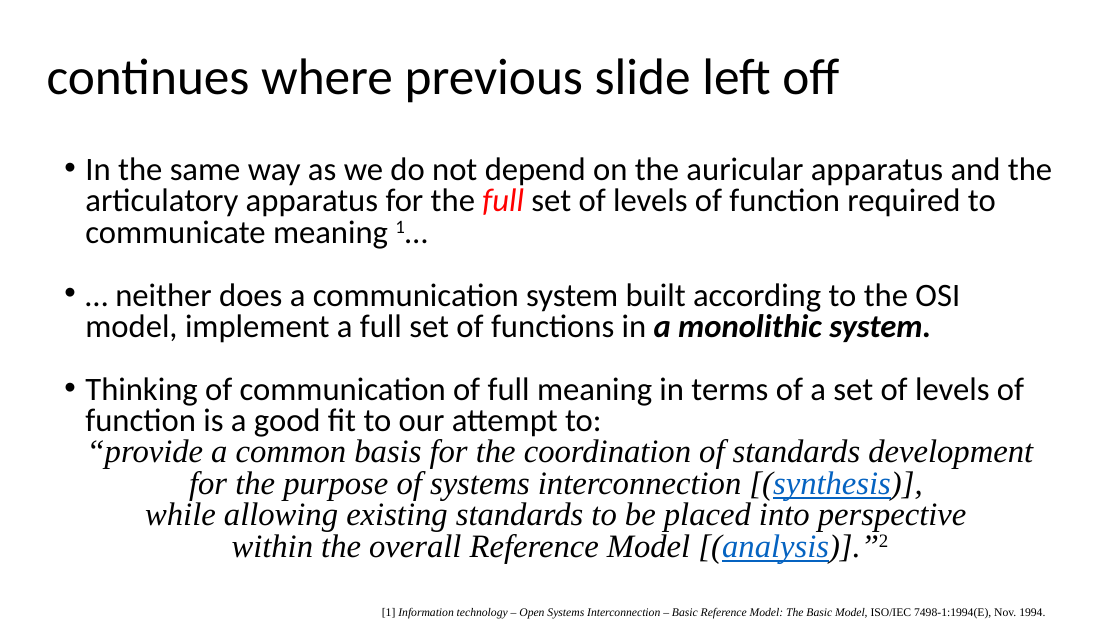
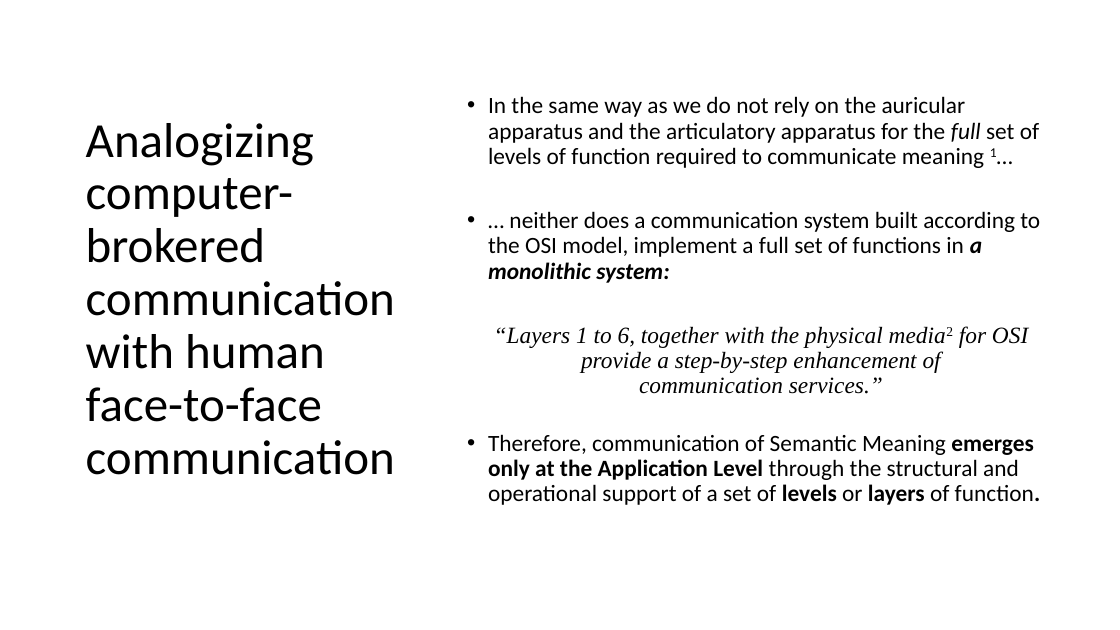
Before and after one commit to lukacassar/hw, a slide deck: slide 47 of CCE2414/1. Networking Foundations.pptx (slide 45 before the commit). Drawn at 1120x630 pixels with LibreOffice and Linux fonts; fonts in the diff are those of the drawing. Boxes give left, top, right and bottom in pixels: in the first picture for what was removed or moved away, otherwise in the second. Text is boxed around its words. In the diff, an @@ line names an element or a change of style, - is before the commit and + after.

```diff
--- a/CCE2414/1. Networking Foundations.pptx
+++ b/CCE2414/1. Networking Foundations.pptx
@@ title removed at bbox=[47, 58, 839, 103] @@
-continues where previous slide left off
@@ text "In the same way as ..." at bbox=[488, 96, 1041, 505]: vertical alignment top to middle @@
@@ text at bbox=[488, 96, 1041, 505]: text changed; size 28 to 20 pt @@
-• In the same way as we do not depend on the auricular apparatus and the articulatory apparatus for the full set of levels of function required to communicate meaning 1…
-• … neither does a communication system built according to the OSI model, implement a full set of functions in a monolithic system.
-• Thinking of communication of full meaning in terms of a set of levels of function is a good fit to our attempt to:
-“provide a common basis for the coordination of standards development for the purpose of systems interconnection [(synthesis)],
-while allowing existing standards to be placed into perspective
-within the overall Reference Model [(analysis)].”2
+• In the same way as we do not rely on the auricular apparatus and the articulatory apparatus for the full set of levels of function required to communicate meaning 1…
+• … neither does a communication system built according to the OSI model, implement a full set of functions in a monolithic system:
+“Layers 1 to 6, together with the physical media2 for OSI
+provide a step-by-step enhancement of
+communication services.”
+• Therefore, communication of Semantic Meaning emerges only at the Application Level through the structural and operational support of a set of levels or layers of function.
@@ title added at bbox=[86, 123, 395, 475], 42 pt, text #000000 @@
+Analogizing computer-brokered communication with human face-to-face communication
@@ text removed at bbox=[382, 608, 1045, 619] @@
-[1] Information technology – Open Systems Interconnection – Basic Reference Model: The Basic Model, ISO/IEC 7498-1:1994(E), Nov. 1994.
```
Also in this commit, not shown: 54 other slides changed, 12 slides added, 5 slides removed.
